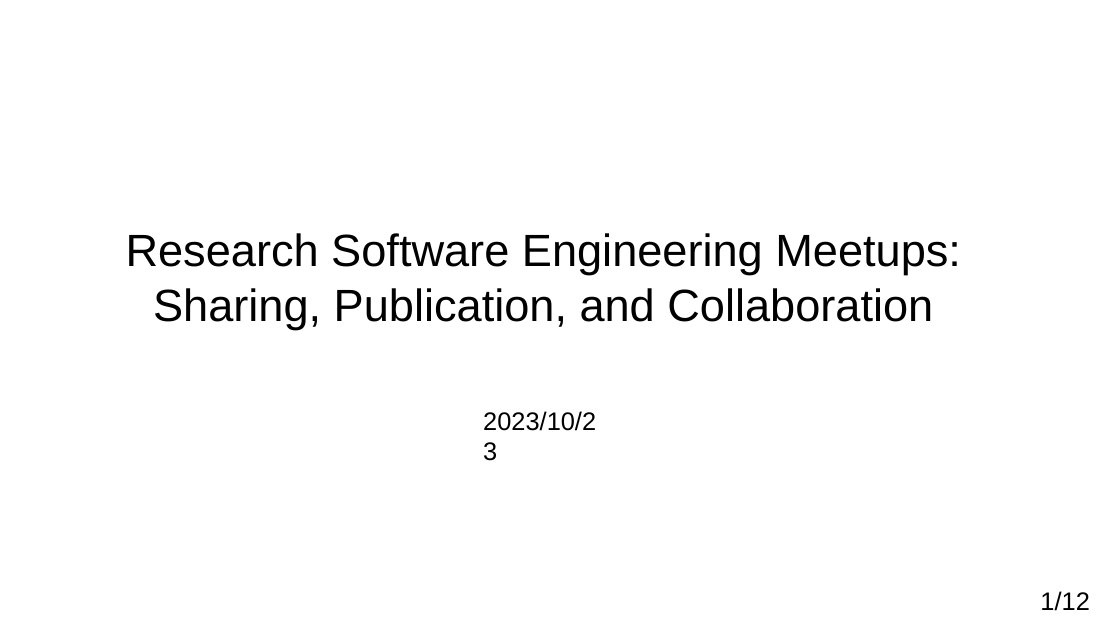
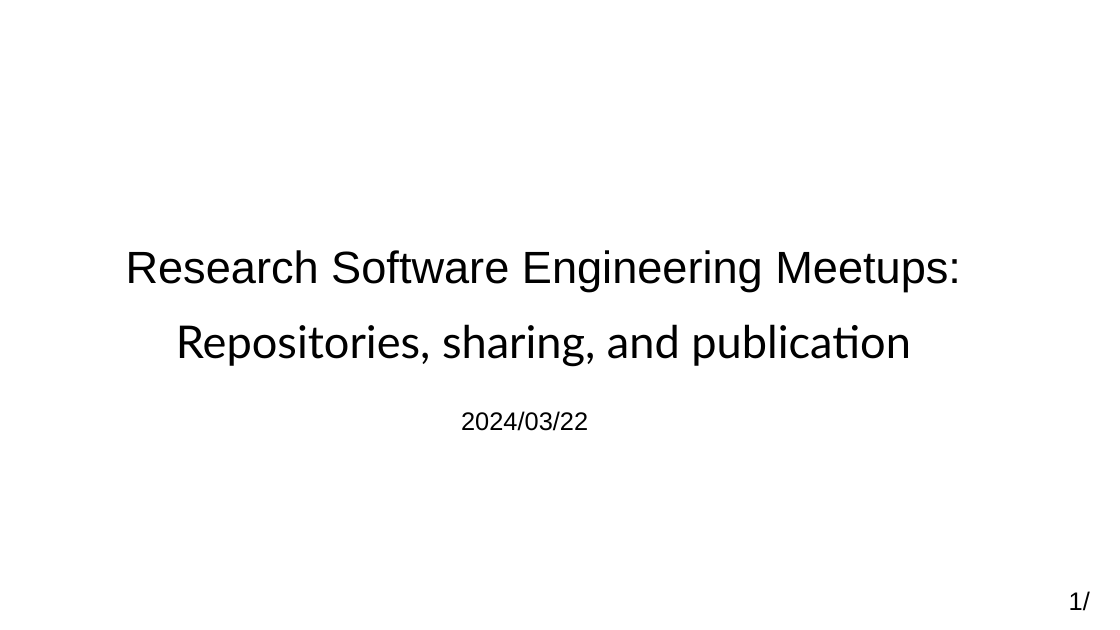
Before and after one commit to adamkewley/rse-meetups, a slide deck: slide 1 of 2_SharingAndCollaboration/PresentationSlides.odp. Drawn at 1120x630 pixels with LibreOffice and Linux fonts; fonts in the diff are those of the drawing. Boxes give left, top, right and bottom in pixels: in the first picture for what was removed or moved away, otherwise in the second. Text is boxed around its words. In the diff, an @@ line names an element or a change of style, - is before the commit and + after.

```diff
--- a/2_SharingAndCollaboration/PresentationSlides.odp
+++ b/2_SharingAndCollaboration/PresentationSlides.odp
@@ subtitle at (126, 250, 961, 292): more space between paragraphs @@
@@ subtitle at (176, 324, 911, 367): text changed; font Arial to Lato @@
-Sharing, Publication, and Collaboration
+Repositories, sharing, and publication
@@ text added at (461, 411, 588, 431), 18 pt, text #000000 @@
+2024/03/22
@@ text removed at (483, 411, 596, 431) @@
-2023/10/23
@@ page number at (1069, 591, 1090, 611): text changed @@
-1/12
+1/
```
Also in this commit, not shown: 10 other slides changed, 1 slide added.
